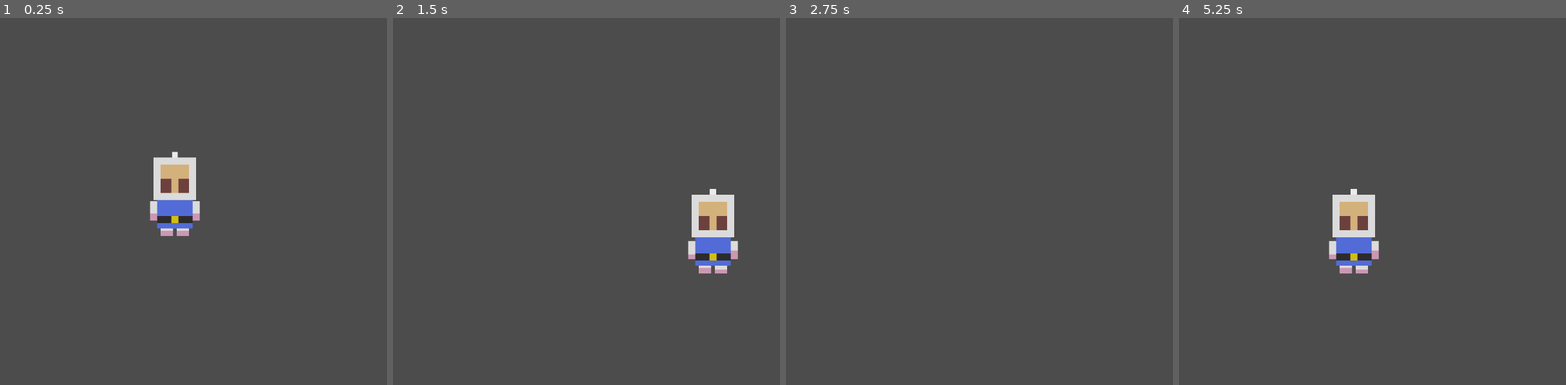
Above: before the commit, frames 1-4 (left to right).
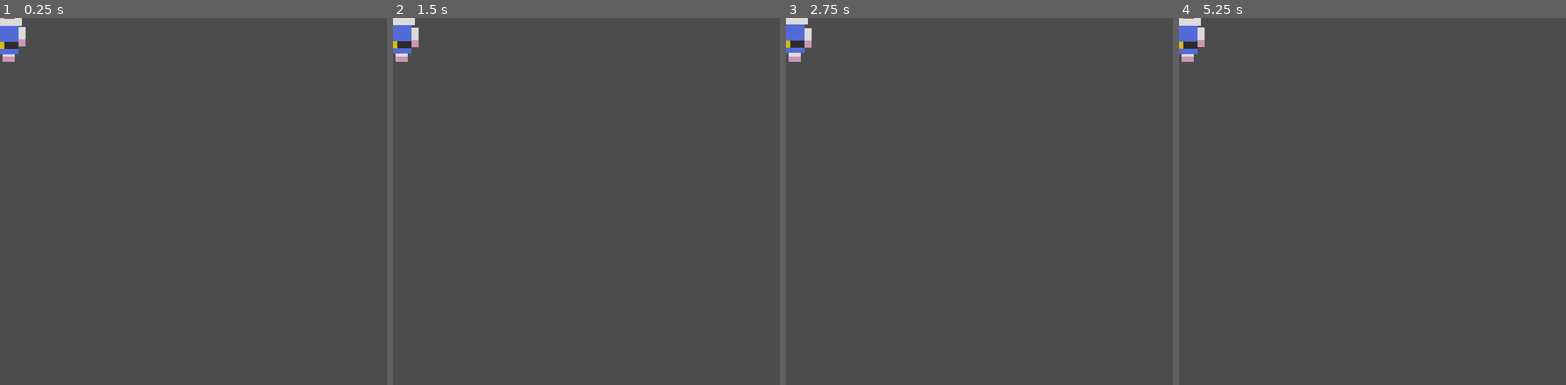
Above: after the commit, the same moments.

Repository: AmarOk1412/Eksplode.re
Game: Godot game, scene res://Player.tscn
The game is run twice, just before and just after one commit, with the same random seed, the same clock (stepped at 60 frames per second) and the same inputs. This scene is started directly instead of the project's main scene.
Inputs:
- Up to frame 1 (0.25 s): no input
- Up to frame 2 (1.5 s): tap Enter (ui_accept) at 0.5, 0.77 s; hold Right (ui_right) 0.53-1.28 s; hold Down (ui_down) from 1.28 s (still down)
- Up to frame 3 (2.75 s): tap Enter (ui_accept) at 1.52 s; release Down (ui_down) at 2.03 s; hold Right (ui_right) from 2.03 s (still down)
- Up to frame 4 (5.25 s): release Right (ui_right) at 2.78 s; hold Up (ui_up) 2.78-3.53 s; tap Enter (ui_accept) at 3.02, 3.77, 4.52 s; hold Left (ui_left) 3.53-5.03 s; hold Down (ui_down) from 5.03 s (still down)

The runs differ from the first frame. In frame 1, 3.0% of the frame differs, in the area x 0-52%, y 0-60%; in frame 2, 3.0%; in frame 3, 0.6%; in frame 4, 3.0%.
Error before the commit: Attempt to call function 'get_node' in base 'null instance' on a null instance. (res://Player.gd:117)
Error after the commit: Attempt to call function 'get_node' in base 'null instance' on a null instance. (res://Player.gd:133)

Commit message:
player: manage movement via network

Diff:
--- a/Main.gd
+++ b/Main.gd
@@ -5,10 +5,13 @@
 var boxTexture = preload("res://Sprites/Box/box.png")
 const prefs = preload("res://Utils/constant.gd")
 
-func spawn_player(pos, type):
+func spawn_player(masterId, data):
+	var pos = data[0]
+	var type = data[1]
 	var player = load("res://Player.tscn")
 	var playerScript = load("res://Player.gd")
 	var p = player.instance()
+	p.set_network_master(masterId)
 	p.set_script(playerScript)
 	p.add_to_group("Destroyable")
 	p.add_to_group("Player")
--- a/Player.gd
+++ b/Player.gd
@@ -12,6 +12,10 @@
 var pushBombs = false
 var type = ""
 var exploded = false
+
+# Network
+puppet var puppet_pos = Vector2()
+puppet var puppet_motion = Vector2()
 
 # Effects
 var timerEffect = Timer.new()
@@ -39,28 +43,47 @@
 		return
 	# Get player input
 	var direction: Vector2
-	if currentEffect == Effect.Inverted:
-		direction.x = Input.get_action_strength("ui_left") - Input.get_action_strength("ui_right")
-		direction.y = Input.get_action_strength("ui_up") - Input.get_action_strength("ui_down")
-		anim.flip_h = Input.is_action_pressed("ui_right") || lastDir == Direction.Left
+	var motion: Vector2
+
+	if is_network_master():
+		if currentEffect == Effect.Inverted:
+			direction.x = Input.get_action_strength("ui_left") - Input.get_action_strength("ui_right")
+			direction.y = Input.get_action_strength("ui_up") - Input.get_action_strength("ui_down")
+			anim.flip_h = Input.is_action_pressed("ui_right") || lastDir == Direction.Left
+		else:
+			direction.x = Input.get_action_strength("ui_right") - Input.get_action_strength("ui_left")
+			direction.y = Input.get_action_strength("ui_down") - Input.get_action_strength("ui_up")
+			anim.flip_h = Input.is_action_pressed("ui_left") || lastDir == Direction.Left
+
+		if currentEffect == Effect.Flu:
+			self.drop()
+		# If input is digital, normalize it for diagonal movement
+		if abs(direction.x) == 1 and abs(direction.y) == 1:
+			direction = direction.normalized()
+
+		# Apply movement
+		var playerSpeed = speed
+		if currentEffect == Effect.Slow:
+			playerSpeed = 100
+		elif currentEffect == Effect.Fast:
+			playerSpeed = speed * 10
+		motion = direction * playerSpeed
+		rset("puppet_motion", motion)
+		rset("puppet_pos", position)
 	else:
-		direction.x = Input.get_action_strength("ui_right") - Input.get_action_strength("ui_left")
-		direction.y = Input.get_action_strength("ui_down") - Input.get_action_strength("ui_up")
-		anim.flip_h = Input.is_action_pressed("ui_left") || lastDir == Direction.Left
+		position = puppet_pos
+		motion = puppet_motion
 
-	if currentEffect == Effect.Flu:
-		self.drop()
-
-	if direction.y > 0:
+	if motion.y > 0:
 		lastDir = Direction.Down
 		anim.play(type + "Down")
-	elif direction.y < 0:
+	elif motion.y < 0:
 		lastDir = Direction.Up
 		anim.play(type + "Up")
-	elif direction.x > 0:
+	elif motion.x > 0:
 		lastDir = Direction.Right
 		anim.play(type + "Right")
-	elif direction.x < 0:
+	elif motion.x < 0:
 		lastDir = Direction.Left
 		anim.play(type + "Right")
 	elif lastDir == Direction.Down:
@@ -69,18 +92,11 @@
 		anim.play(type + "BaseRevert")
 	else:
 		anim.play(type + "Side")
-	# If input is digital, normalize it for diagonal movement
-	if abs(direction.x) == 1 and abs(direction.y) == 1:
-		direction = direction.normalized()
 
-	# Apply movement
-	var playerSpeed = speed
-	if currentEffect == Effect.Slow:
-		playerSpeed = 100
-	elif currentEffect == Effect.Fast:
-		playerSpeed = speed * 10
-	var movement = playerSpeed * direction * delta
+	var movement = motion * delta
 	move_and_collide(movement)
+	if not is_network_master():
+		puppet_pos = position # To avoid jitter
 
 func pushBombs():
 	if not self.pushBombs:
--- a/gamestate.gd
+++ b/gamestate.gd
@@ -64,21 +64,40 @@
 
 func begin_game():
 	assert(get_tree().is_network_server())
-	var player_types = ["", "Red_", "Dark_", "Pink_"]
+	var player_data = {}
+	# TODO type
+	player_data[get_tree().is_network_server()] = [ \
+		Vector2(prefs.START_X * prefs.CELL_SIZE, prefs.START_Y * prefs.CELL_SIZE) + Vector2(30, 30), \
+		""]
+	var idx = 0
+	for p in players:
+		if idx == 0:
+			player_data[p] = [ \
+			Vector2(prefs.START_X * prefs.CELL_SIZE, prefs.END_Y * prefs.CELL_SIZE) + Vector2(30, -30), \
+			"Red_"]
+		elif idx == 1:
+			player_data[p] = [ \
+			Vector2(prefs.END_X * prefs.CELL_SIZE, prefs.START_Y * prefs.CELL_SIZE) + Vector2(-30, 30), \
+			"Dark_"]
+		elif idx == 2:
+			player_data[p] = [ \
+			Vector2(prefs.END_X * prefs.CELL_SIZE, prefs.END_Y * prefs.CELL_SIZE) + Vector2(-30, -30), \
+			"Pink_"]
+		idx += 1
+
+
 
 	for p in players:
-		rpc_id(p, "pre_start_game", player_types)
-	pre_start_game(player_types)
+		rpc_id(p, "pre_start_game", player_data)
+	pre_start_game(player_data)
 
-remote func pre_start_game(player_types):
+remote func pre_start_game(player_data):
 	# Change scene.
 	var world = load("res://Main.tscn").instance()
 	world.set_script(mainScript)
 	# Spawn players
-	world.spawn_player(Vector2(prefs.START_X * prefs.CELL_SIZE, prefs.START_Y * prefs.CELL_SIZE) + Vector2(30, 30), player_types[0])
-	world.spawn_player(Vector2(prefs.START_X * prefs.CELL_SIZE, prefs.END_Y * prefs.CELL_SIZE) + Vector2(30, -30), player_types[1])
-	world.spawn_player(Vector2(prefs.END_X * prefs.CELL_SIZE, prefs.START_Y * prefs.CELL_SIZE) + Vector2(-30, 30), player_types[2])
-	world.spawn_player(Vector2(prefs.END_X * prefs.CELL_SIZE, prefs.END_Y * prefs.CELL_SIZE) + Vector2(-30, -30), player_types[3])
+	for data in player_data:
+		world.spawn_player(data, player_data[data])
 	# Show game
 	get_tree().get_root().add_child(world)
 	get_tree().get_root().get_node("Lobby").hide()
